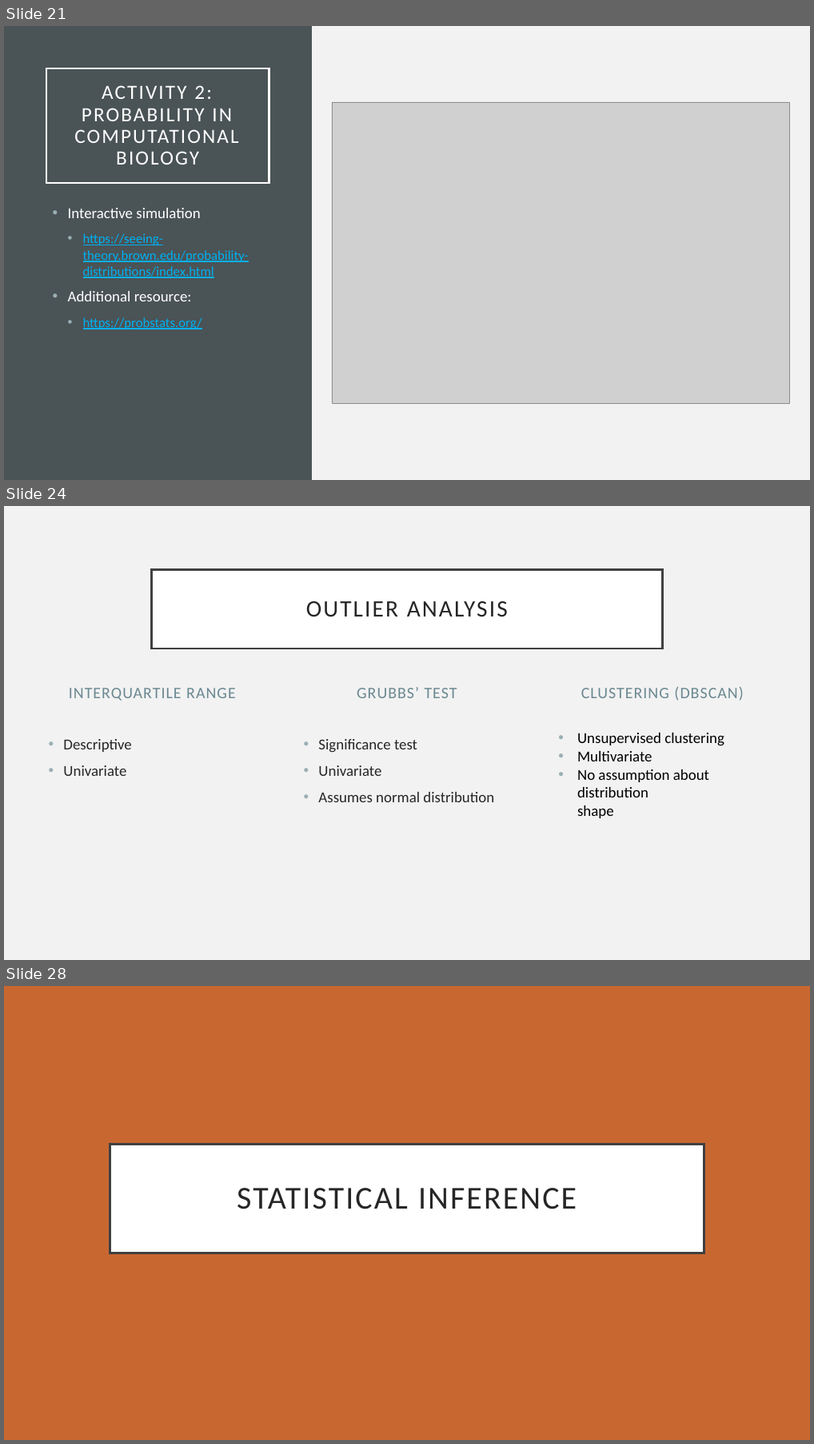
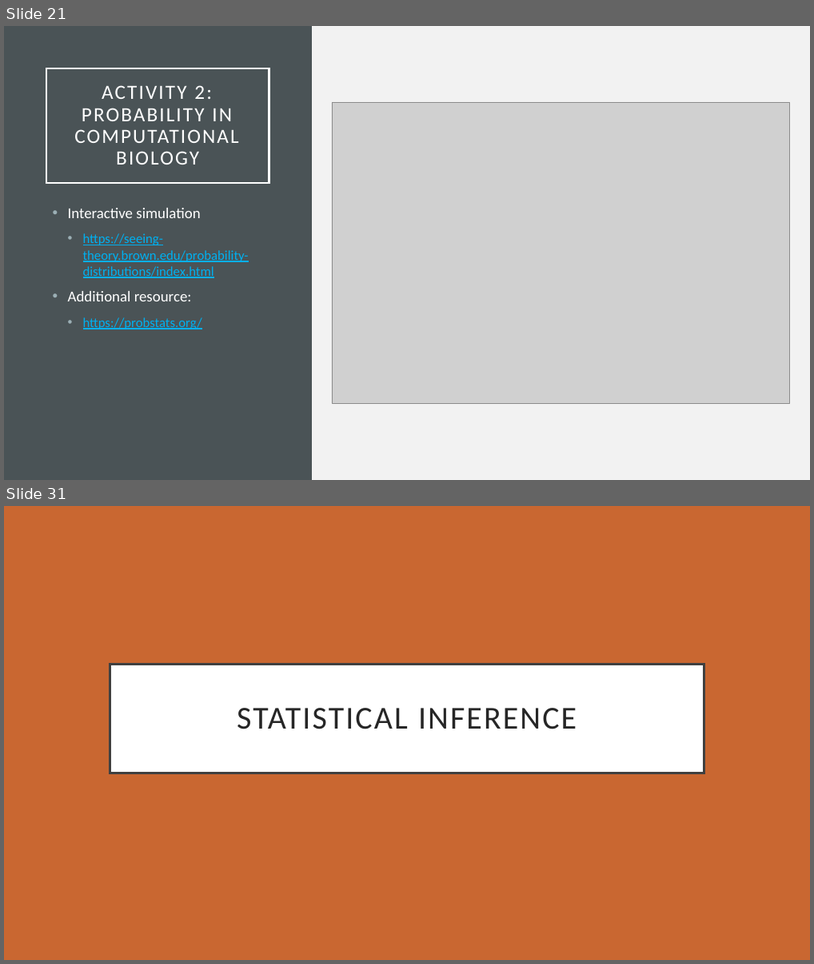
Before and after one commit to eholdmore/StatsForCompBio, a slide deck: Stats-for-Comp-Bio.pptx. Shown one above the other, each under a label of ours: slides 21, 24 and 28 before the commit, slides 21 and 31 after it; the slides between them are not shown. The pictures are 814x1444 and 814x964 pixels, drawn with LibreOffice and Linux fonts; fonts in the diff are those of the drawing; grey boxes stand for pictures. Boxes give left, top, right and bottom in pixels: in the first picture for what was removed or moved away, otherwise in the second. Text is boxed around its words. In the diff, an @@ line names an element or a change of style, - is before the commit and + after.

```diff
--- a/Stats-for-Comp-Bio.pptx
+++ b/Stats-for-Comp-Bio.pptx
@@ slide 24 removed at box(4, 506, 810, 960), background #F2F2F2 @@
@@ title removed at box(152, 569, 662, 648) @@
-OUTLIER ANALYSIS
@@ text removed at box(69, 688, 236, 700) @@
-INTERQUARTILE RANGE
@@ text removed at box(357, 687, 458, 698) @@
-GRUBBS’ TEST
@@ text removed at box(582, 686, 743, 700) @@
-CLUSTERING (DBSCAN)
@@ text removed at box(63, 739, 131, 776) @@
-• Descriptive
-• Univariate
@@ text removed at box(318, 739, 494, 802) @@
-• Significance test
-• Univariate
-• Assumes normal distribution
@@ text removed at box(578, 732, 725, 818) @@
-• Unsupervised clustering
-• Multivariate
-• No assumption about distribution
-  shape
@@ what was slide 28 is now slide 31 @@
```
Also in this commit, not shown: 10 slides changed, 4 slides added, 2 other files.
